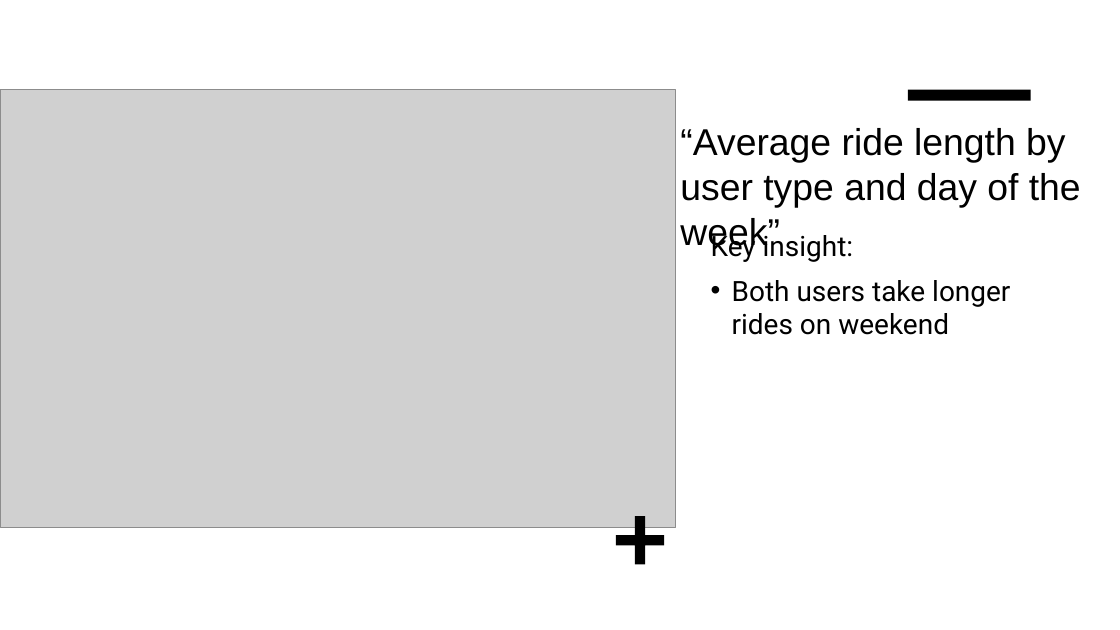
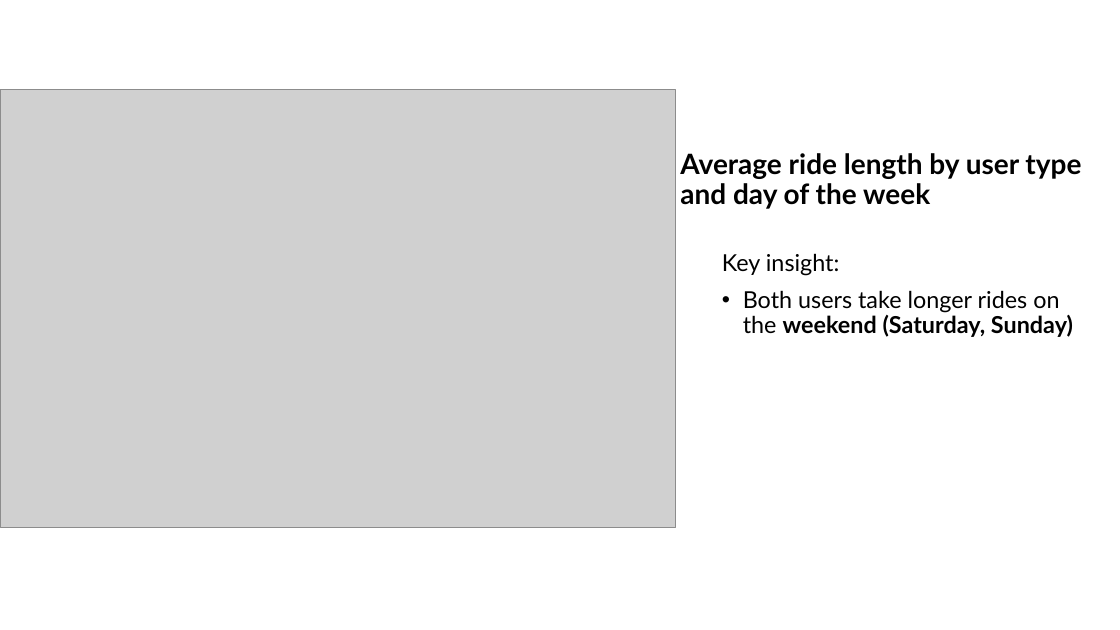
Before and after one commit to aruzhanKar/-Cyclistic-bike-share-analysis-case-study-, a slide deck: slide 8 of Cyclistic visualizations .pptx. Drawn at 1120x630 pixels with LibreOffice and Linux fonts; fonts in the diff are those of the drawing; grey boxes stand for pictures. Boxes give left, top, right and bottom in pixels: in the first picture for what was removed or moved away, otherwise in the second. Text is boxed around its words. In the diff, an @@ line names an element or a change of style, - is before the commit and + after.

```diff
--- a/Cyclistic visualizations .pptx
+++ b/Cyclistic visualizations .pptx
@@ rectangle removed at (0,0,1120,630) @@
@@ rectangle removed at (566,101,1078,630) @@
@@ title "Average ride length by user ..." at (680,153,1081,209): vertical alignment top to middle @@
@@ rectangle removed at (908,90,1031,101) @@
@@ title at (680,153,1081,209): text changed; size 32 to 24 pt; font Arial to Lato; bold on @@
-“Average ride length by user type and day of the week”
+Average ride length by user type and day of the week
@@ text "Key insight:": place and size @@
-text "Key insight:" at (711,230,1010,335)
+text "Key insight:" at (722,253,1073,337)
@@ text at (722,253,840,276): size 24 to 20 pt, font Roboto to Lato in "Key insight:"; line spacing 1 to 0.9 @@
@@ text at (743,290,1073,337): text changed; size 24 to 20 pt; font Roboto to Lato @@
-• Both users take longer rides on weekend
+• Both users take longer rides on the weekend (Saturday, Sunday)
@@ plus removed at (616,516,664,564) @@
```
Also in this commit, not shown: 14 other slides changed.
